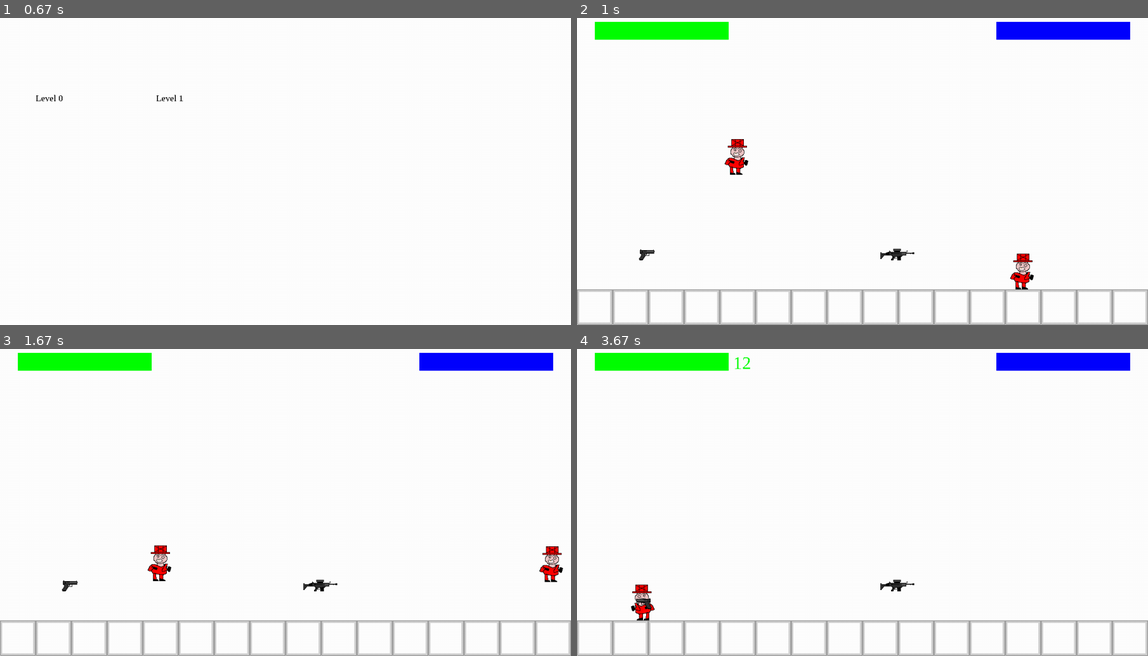
Above: before the commit, frames 1-4 (two rows, left to right).
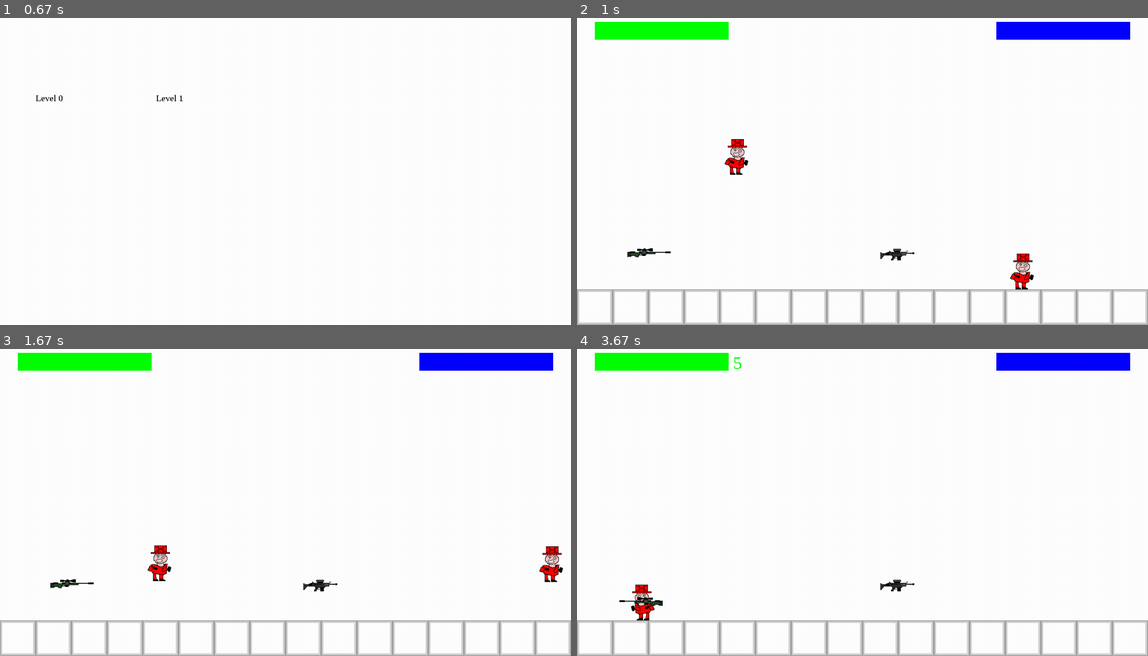
Above: after the commit, the same moments.

Repository: Me07111/Pygame-Platformer
Game: pygame game, started from Code/main.py
Two runs of this game, one before a commit and one after it. Both use one fixed random seed, a clock stepped at 60 frames per second and the inputs below.
Inputs (mouse positions are in pixels of both pictures, inside the frame that each line leads up to):
- Up to frame 1 (0.67 s): click "Play" at 0.38 s
- Up to frame 2 (1 s): click "Level 0" at 0.72 s
- Up to frame 3 (1.67 s): hold Right 1-1.47 s; move the mouse to (468, 487) at 1.03 s; hold Up from 1.5 s (still down); hold W from 1.5 s (still down)
- Up to frame 4 (3.67 s): release Up at 1.8 s; release W at 1.8 s; hold Right 1.83-2.3 s; hold D 1.83-2.3 s; hold Left 2.33-2.87 s; hold A 2.33-2.87 s; hold Left 3.23-3.63 s; hold A 3.23-3.63 s

Frame 1 is identical in both runs. In frame 2, 0.1% of the frame differs, in the area x 8-17%, y 75-80%; in frame 3, 0.1%; in frame 4, 0.2%, in the area x 7-31%, y 2-85%.

Commit message:
added sniper and new bullet art

Diff:
--- a/Code/config.py
+++ b/Code/config.py
@@ -8,7 +8,7 @@
     ["o","o","o","o","o","o","o","o","o","o","o","o","o","o","o","o"],
     ["o","o","o","o","o","o","o","o","o","o","o","o","o","o","o","o"],
     ["o","o","o","o","o","o","o","o","o","o","o","o","o","o","o","o"],
-    ["o","o","w0","o","o","o","o","o","o","w1","o","o","P","o","o","o"],
+    ["o","o","w2","o","o","o","o","o","o","w1","o","o","P","o","o","o"],
     ["x","x","x","x","x","x","x","x","x","x","x","x","x","x","x","x"]
     ],
     [
@@ -81,7 +81,8 @@
 #(name,imagePath,isPickedUp,inPos,bulletSpeed,bulletSize,bulletImagePath,fireRate,bulletRelGrav,damage,maxAmmo)
 weapons = [
 ["pistol","Graphics/pistol.png",600,"Graphics/pistolBullet.png",300,10,10,12,False],
-["Assault Rifle","Graphics/ar.png",300,"Graphics/arBullet.png", 600,1,7,30,True]
+["Assault Rifle","Graphics/ar.png",300,"Graphics/arBullet.png", 600,1,7,30,True],
+["Sniper","Graphics/Sniper.png",800,"Graphics/sniperBullet.png",30,1,30,5,False]
 ]
 
 def renderText(surface,text,fontType,size,color,pos,backGroundColor = None):
Binary file added: Code/Graphics/Sniper.png
Binary file changed: Code/Graphics/arBullet.png
Binary file changed: Code/Graphics/pistolBullet.png
Binary file added: Code/Graphics/sniperBullet.png
Binary file added: Graphics/Sniper.png
Binary file changed: Graphics/arBullet.png
Binary file changed: Graphics/pistolBullet.png
Binary file added: Graphics/sniperBullet.png
